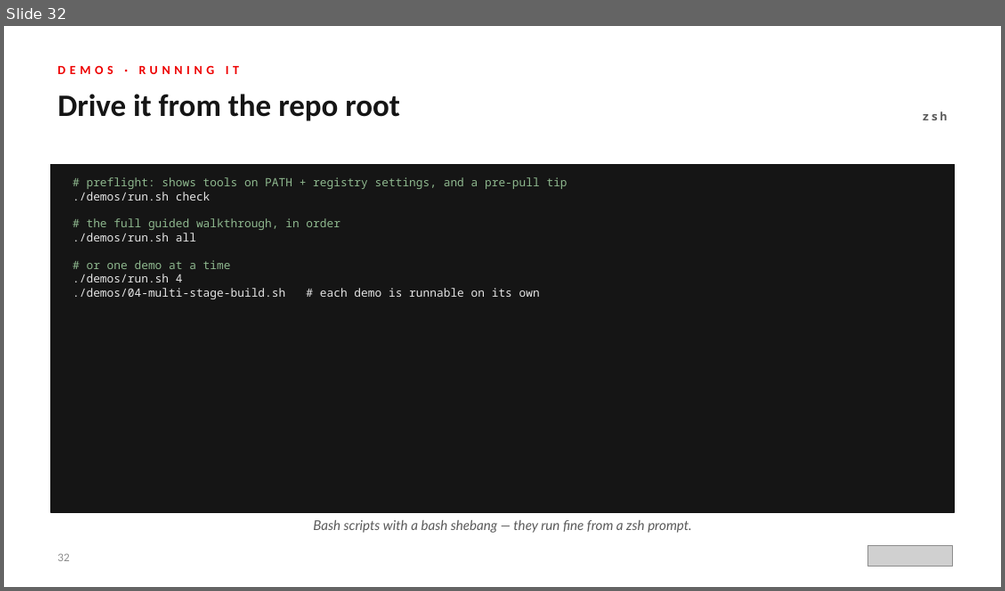
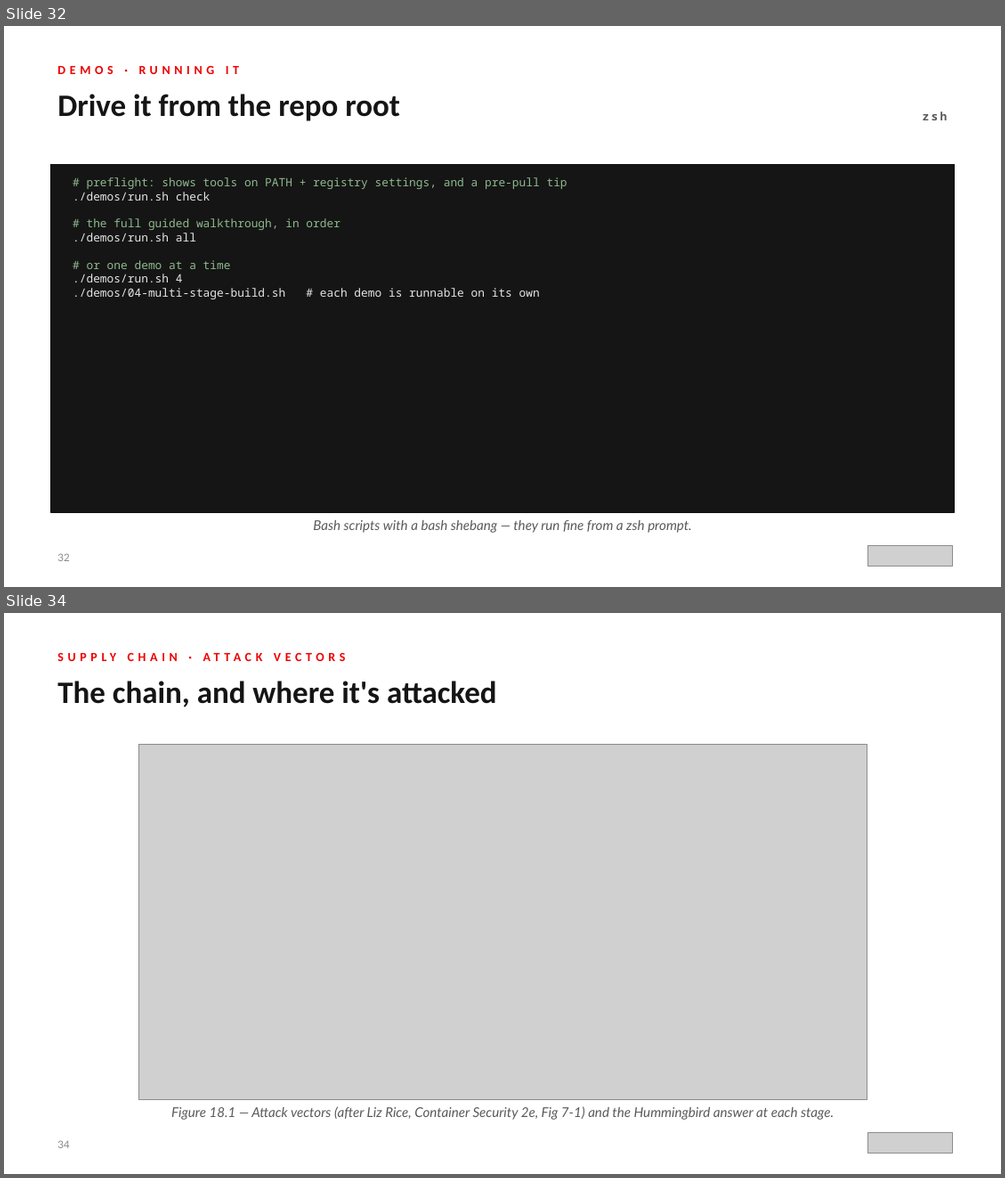
Before and after one commit to patterncatalyst/hummingbird-tutorial, a slide deck: presentations/hummingbird-overview.pptx. Shown one above the other, each under a label of ours: slide 32 before the commit, slides 32 and 34 after it; the slides between them are not shown. The pictures are 1005x591 and 1005x1178 pixels, drawn with LibreOffice and Linux fonts; fonts in the diff are those of the drawing; grey boxes stand for pictures. Boxes give left, top, right and bottom in pixels: in the first picture for what was removed or moved away, otherwise in the second. Text is boxed around its words. In the diff, an @@ line names an element or a change of style, - is before the commit and + after.

Commit message:
Add ch.18 supply-chain-security capstone + diagrams; deck r01.3 close-out section

```diff
--- a/presentations/hummingbird-overview.pptx
+++ b/presentations/hummingbird-overview.pptx
@@ slide 34 added at (x1=4, y1=613, x2=1001, y2=1174), background #FFFFFF @@
@@ text added at (x1=57, y1=681, x2=497, y2=704), 30 pt, text #151515, bold @@
+The chain, and where it's attacked
@@ text added at (x1=113, y1=681, x2=331, y2=1117), 12 pt, text #EE0000, bold @@
+SUPPLY CHAIN · ATTACK VECTORS
@@ picture added at (x1=138, y1=744, x2=867, y2=1099) @@
@@ text added at (x1=171, y1=1106, x2=833, y2=1119), 13 pt, text #5A5A5A, italic @@
+Figure 18.1 — Attack vectors (after Liz Rice, Container Security 2e, Fig 7-1) and the Hummingbird answer at each stage.
@@ text added at (x1=57, y1=1140, x2=69, y2=1148), 10 pt, text #8A8A8A @@
+34
@@ picture added at (x1=867, y1=1133, x2=952, y2=1153) @@
```
Also in this commit, not shown: 2 slides changed, 3 other slides added, 9 other files.
